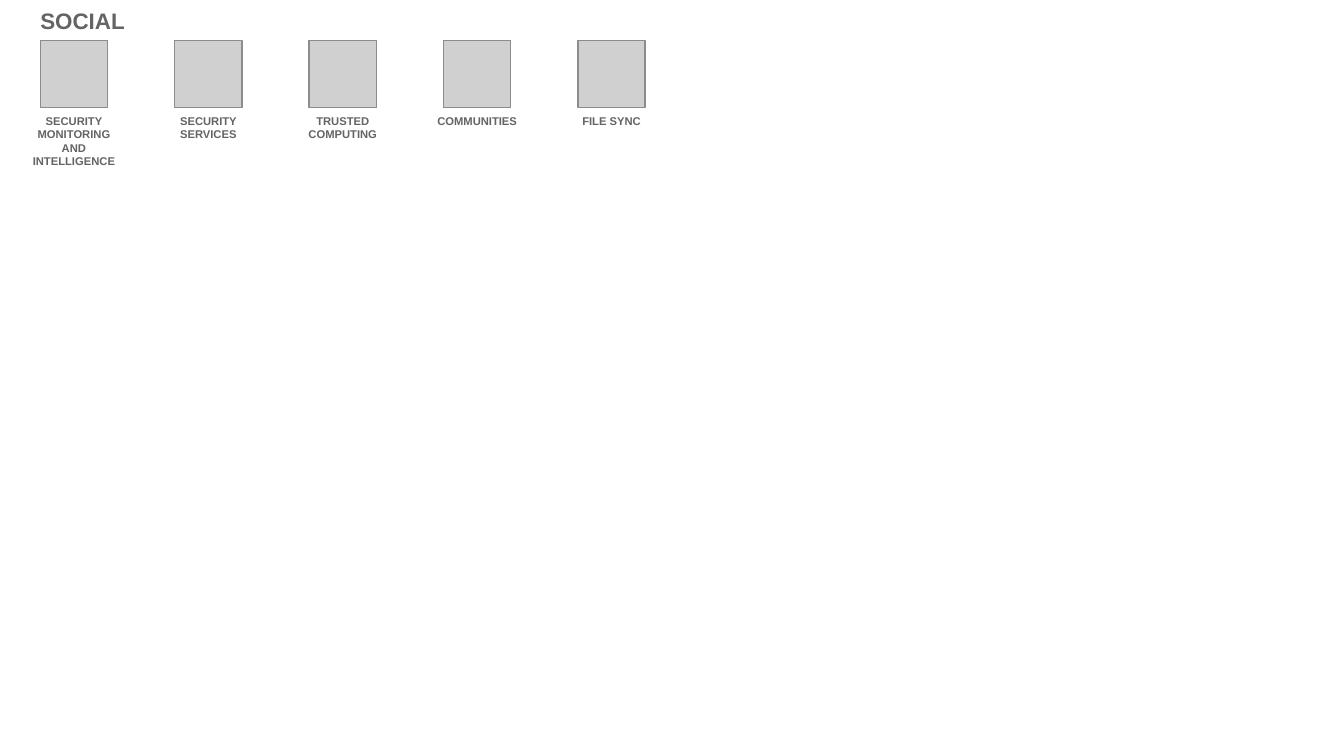
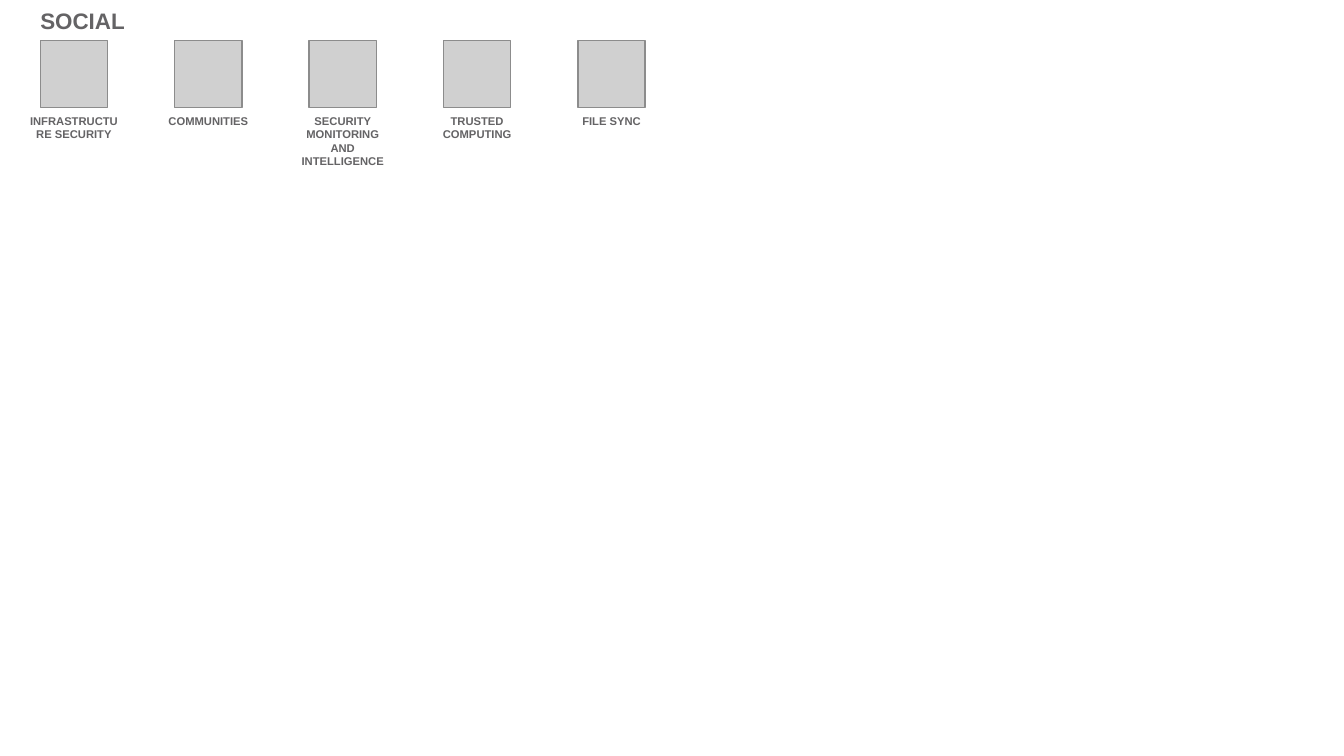
Before and after one commit to l2fprod/myarchitecture, a slide deck: slide 21 of mycatalog-architecture-diagram-template.pptx. Drawn at 1344x756 pixels with LibreOffice and Linux fonts; fonts in the diff are those of the drawing; grey boxes stand for pictures. Boxes give left, top, right and bottom in pixels: in the first picture for what was removed or moved away, otherwise in the second. Text is boxed around its words. In the diff, an @@ line names an element or a change of style, - is before the commit and + after.

```diff
--- a/mycatalog-architecture-diagram-template.pptx
+++ b/mycatalog-architecture-diagram-template.pptx
@@ text at (168,117,248,125): text changed @@
-SECURITY SERVICES
+COMMUNITIES
@@ text added at (302,117,384,165), 6 pt, text #646365, bold @@
+SECURITY MONITORING AND INTELLIGENCE
@@ text "TRUSTED COMPUTING": place and size @@
-text "TRUSTED COMPUTING" at (308,117,376,138)
+text "TRUSTED COMPUTING" at (443,117,511,138)
@@ text removed at (437,117,517,125) @@
-COMMUNITIES
@@ text at (55,130,112,138): text changed @@
-SECURITY MONITORING AND INTELLIGENCE
+INFRASTRUCTURE SECURITY
```
Also in this commit, not shown: 11 other slides changed, 1 slide added, 1 slide removed.
